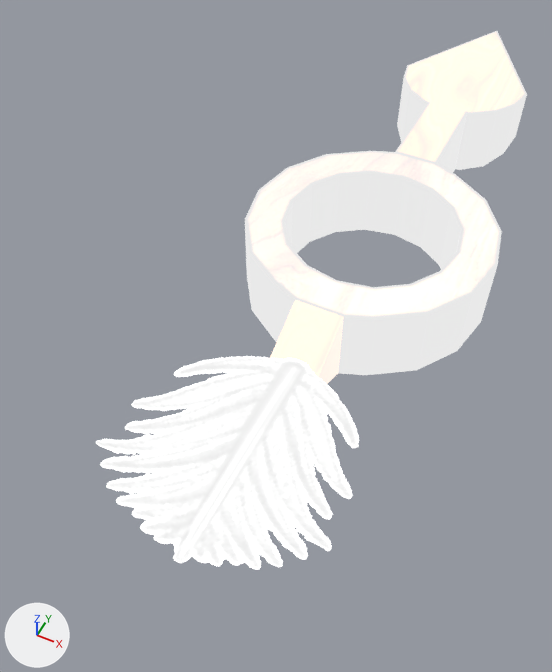
What one commit did to the glTF model scenes/cannon_1.glb.
Rendered twice from a 50 mm lens placed at (2.24, -7.16, 6.21), pointed at (-0.78, -1.12, -1.34). The lights are fixed; the arrows at lower left show +X, +Y and +Z.

Names of what the first picture shows: 'Arrow', 'Leaf'.
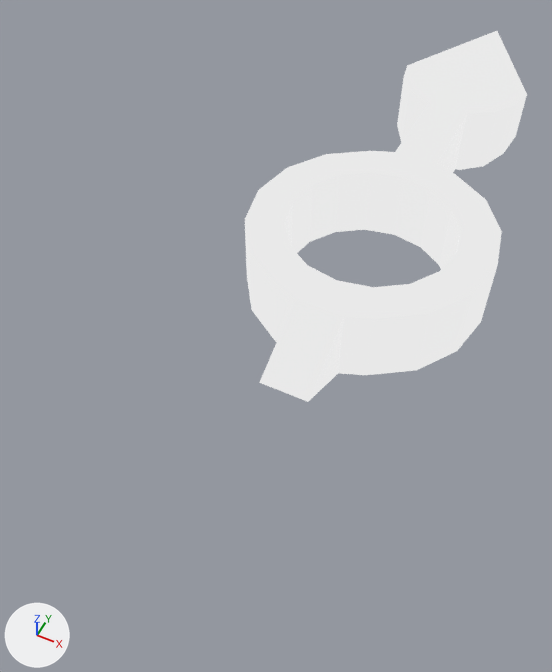
Boxes (x1, y1, x2, y2) around the edits, measured in the pictures (552 x 672 px):
'Arrow', surface changed: (246, 31, 527, 402) in both
'Leaf', surface changed: (96, 356, 359, 570) in both

Edits to the bpy script that builds the scene:
```text
Change mat_cannonmat:
    where n2 = _N.new('ShaderNodeMix'); n2.name = 'Mix'
    n2.inputs[7].default_value: (0.8, 0.8, 0.8, 1.0) -> (0.0, 0.0, 0.0, 1.0)  # 'B', white #e7e7e7 -> 'B', black #000000
Change mat_leafmat:
    remove n2 = _N.new('ShaderNodeMath'); n2.name = 'Math'
    remove n2.operation = 'SUBTRACT'
    remove n2.inputs[0].default_value = 1.0  # 'Value'
    remove n3 = _N.new('ShaderNodeMath'); n3.name = 'Math.001'
    remove n3.operation = 'LESS_THAN'
    where n4 = _N.new('ShaderNodeMix'); n4.name = 'Mix'
    n4.inputs[7].default_value: (0.8, 0.8, 0.8, 1.0) -> (0.0, 0.0, 0.0, 1.0)  # 'B', white #e7e7e7 -> 'B', black #000000
    add n2 = _N.new('ShaderNodeMath'); n2.name = 'Math'
    add n2.operation = 'MULTIPLY'
    add n2.inputs[1].default_value = 0.0  # 'Value'
    remove _L.new(n3.outputs[0], n2.inputs[1])  # 'Value' to 'Value'
    where n5 = _N.new('ShaderNodeTexImage'); n5.name = 'Image Texture'
    remove _L.new(n5.outputs[1], n3.inputs[0])  # 'Alpha' to 'Value'
    add _L.new(n5.outputs[1], n2.inputs[0])  # 'Alpha' to 'Value'
```
